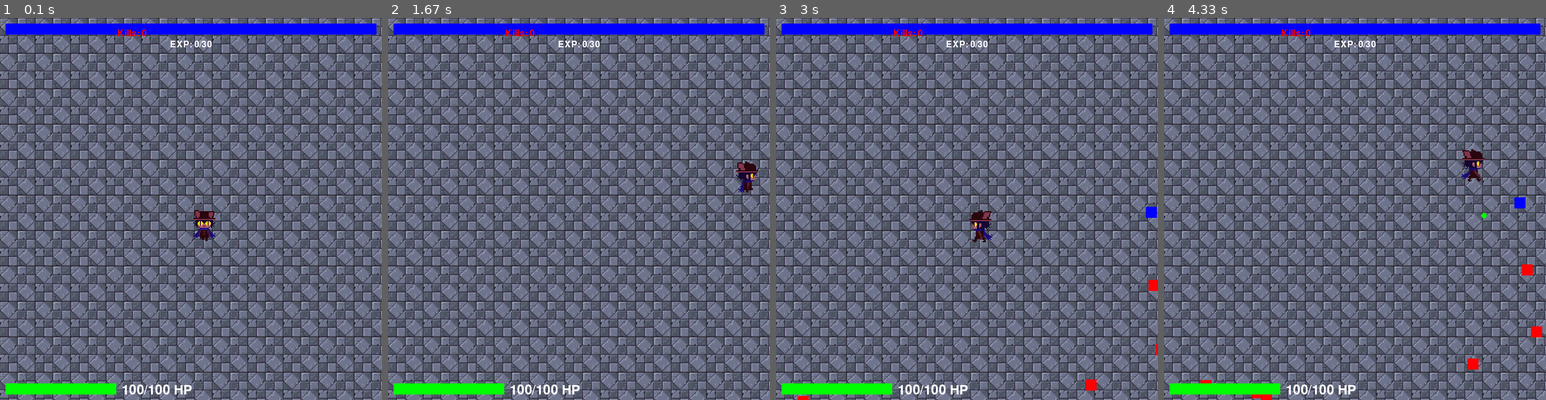
Above: before the commit, frames 1-4 (left to right).
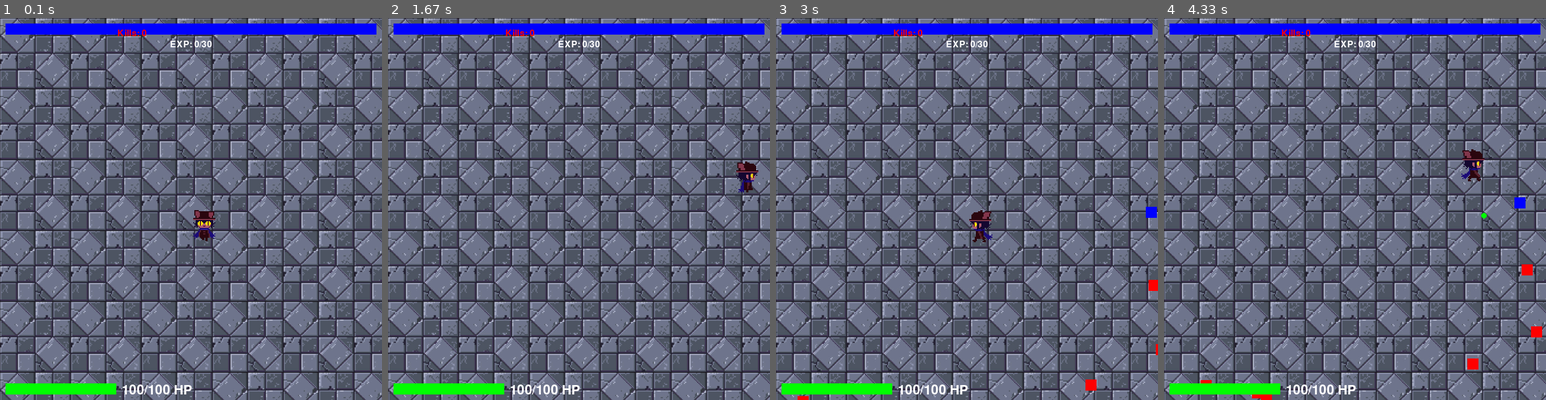
Above: after the commit, the same moments.

Repository: DaCUtePotato/2dshooter
Game: pygame game, started from main.py
Same seed, same stepped clock (60 frames per second), same inputs: the game is played once before the commit and once after it.
Inputs (mouse positions are in pixels of both pictures, inside the frame that each line leads up to):
- Up to frame 1 (0.1 s): no input
- Up to frame 2 (1.67 s): hold D 0.33-0.8 s; hold W 0.83-1.13 s; hold D 1.17-1.63 s
- Up to frame 3 (3 s): hold A 1.67-2.2 s; hold S 2.23-2.53 s; hold A 2.57-2.97 s
- Up to frame 4 (4.33 s): hold W 3-3.37 s; hold D 3.4-4.03 s; click (1477, 197) at 4.12 s

The runs differ from the first frame. In frame 1, 49% of the frame differs, in the area x 0-100%, y 0-100%; in frame 2, 49%; in frame 3, 49%; in frame 4, 49%.

Commit message:
Increased Tile scaling -Dani

Diff:
--- a/main.py
+++ b/main.py
@@ -25,7 +25,7 @@
 
 tile_image = pygame.image.load('sprites/tile.png')
 original_tile_size = 476  # Original size of the tile image
-tile_size = 64  # Desired display size of each tile
+tile_size = 128  # Desired display size of each tile
 scaled_tile_image = pygame.transform.scale(tile_image, (tile_size, tile_size))  # Scale the image
 
 # Load sprite sheet for the character walking to the right
